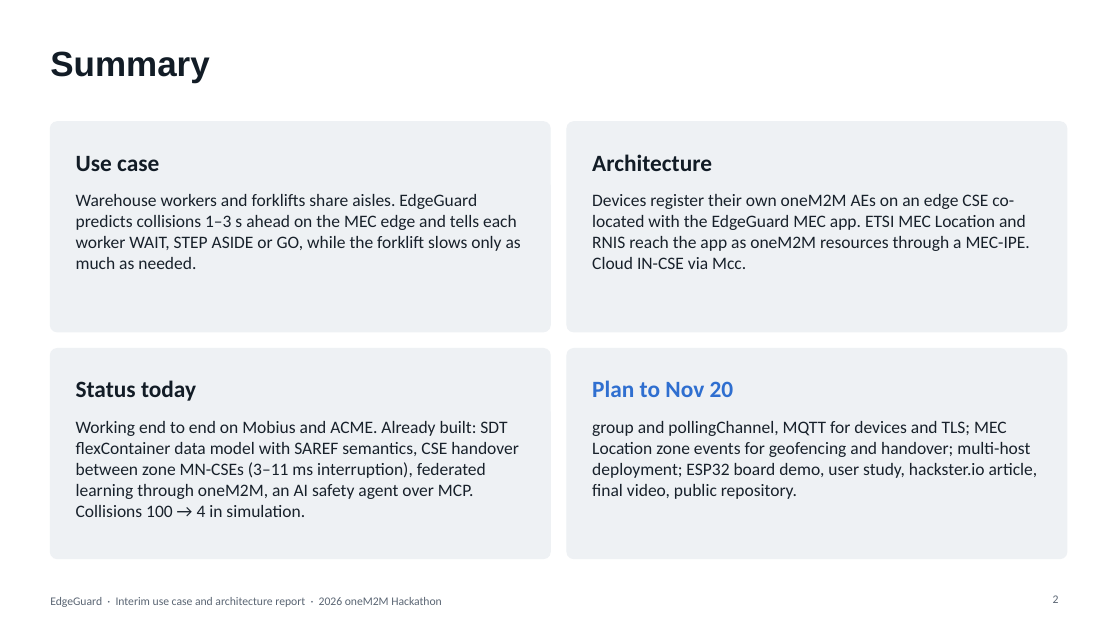
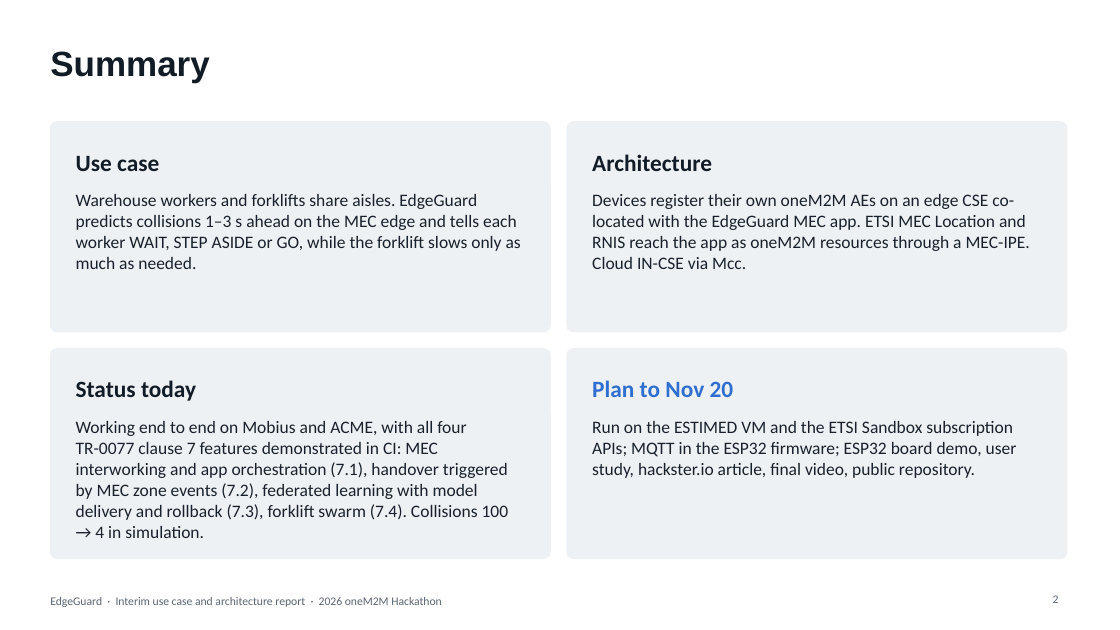
Before and after one commit to ljw22112/Edgeguard, a slide deck: slide 2 of docs/submissions/EdgeGuard_Interim_Report.pptx. Drawn at 1120x630 pixels with LibreOffice and Linux fonts; fonts in the diff are those of the drawing. Boxes give left, top, right and bottom in pixels: in the first picture for what was removed or moved away, otherwise in the second. Text is boxed around its words. In the diff, an @@ line names an element or a change of style, - is before the commit and + after.

```diff
--- a/docs/submissions/EdgeGuard_Interim_Report.pptx
+++ b/docs/submissions/EdgeGuard_Interim_Report.pptx
@@ text at bbox=[76, 421, 509, 538]: text changed @@
-Working end to end on Mobius and ACME. Already built: SDT flexContainer data model with SAREF semantics, CSE handover between zone MN-CSEs (3–11 ms interruption), federated learning through oneM2M, an AI safety agent over MCP. Collisions 100 → 4 in simulation.
+Working end to end on Mobius and ACME, with all four TR-0077 clause 7 features demonstrated in CI: MEC interworking and app orchestration (7.1), handover triggered by MEC zone events (7.2), federated learning with model delivery and rollback (7.3), forklift swarm (7.4). Collisions 100 → 4 in simulation.
@@ text at bbox=[592, 421, 1017, 478]: text changed @@
-group and pollingChannel, MQTT for devices and TLS; MEC Location zone events for geofencing and handover; multi-host deployment; ESP32 board demo, user study, hackster.io article, final video, public repository.
+Run on the ESTIMED VM and the ETSI Sandbox subscription APIs; MQTT in the ESP32 firmware; ESP32 board demo, user study, hackster.io article, final video, public repository.
```
Also in this commit, not shown: 7 other slides changed, 2 slides added.
